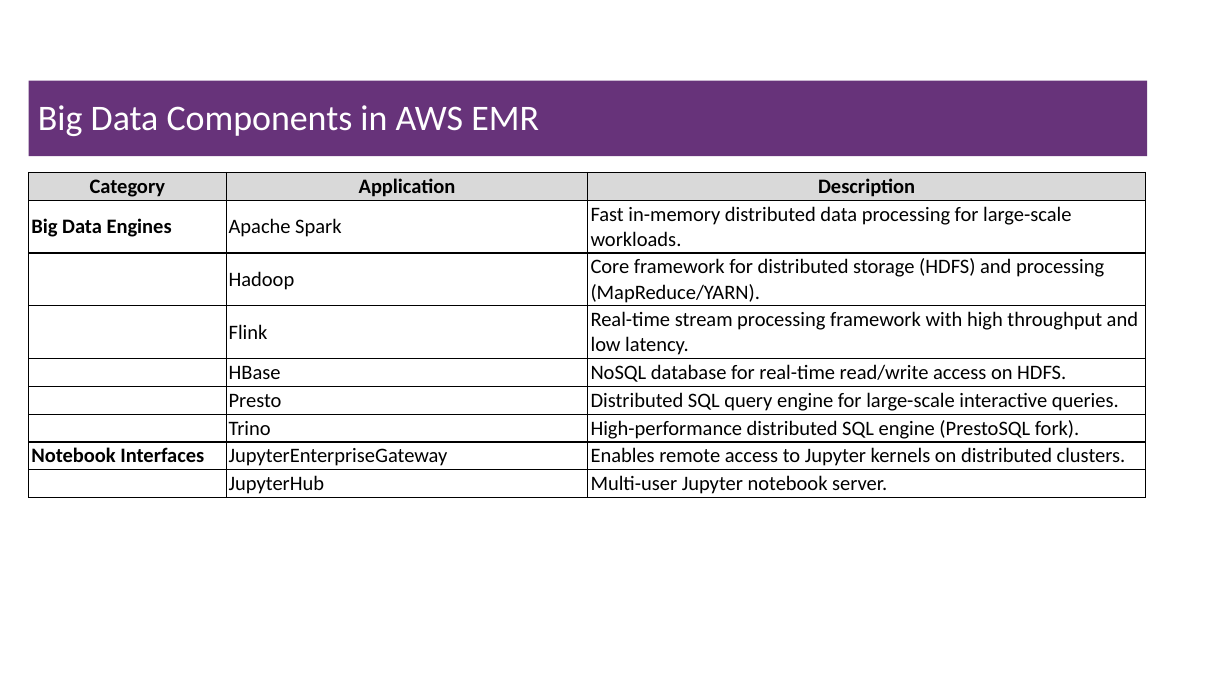
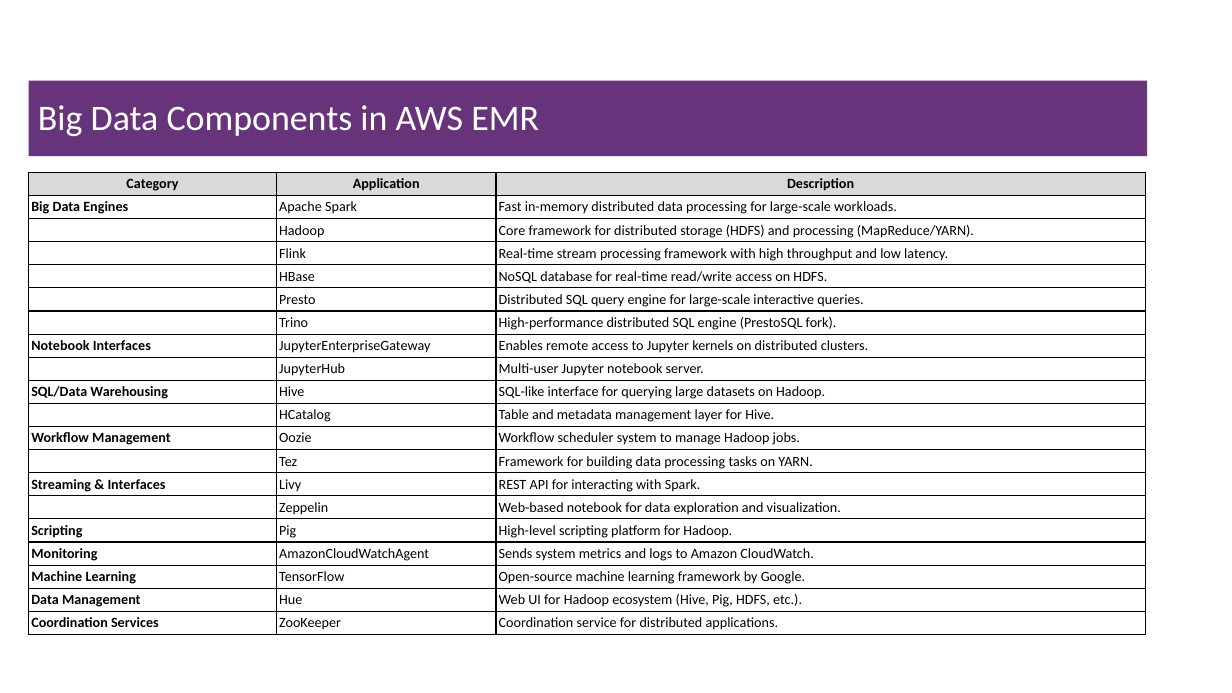
Before and after one commit to msfasha/307401-Big-Data, a slide deck: slide 36 of 20243/section_2_introduction_to_hadoop_eco_system/2-Introduction to Hadoop Eco System.pptx. Drawn at 1232x693 pixels with LibreOffice and Linux fonts; fonts in the diff are those of the drawing; background and template pictures are left out. Boxes give left, top, right and bottom in pixels: in the first picture for what was removed or moved away, otherwise in the second. Text is boxed around its words. In the diff, an @@ line names an element or a change of style, - is before the commit and + after.

Commit message:
some updates to the hadoop echo system

```diff
--- a/20243/section_2_introduction_to_hadoop_eco_system/2-Introduction to Hadoop Eco System.pptx
+++ b/20243/section_2_introduction_to_hadoop_eco_system/2-Introduction to Hadoop Eco System.pptx
@@ table at (29, 173, 1146, 635) @@
+row 10: SQL/Data Warehousing | Hive | SQL-like interface for querying large datasets on Hadoop.
+row 11:  | HCatalog | Table and metadata management layer for Hive.
+row 12: Workflow Management | Oozie | Workflow scheduler system to manage Hadoop jobs.
+row 13:  | Tez | Framework for building data processing tasks on YARN.
+row 14: Streaming & Interfaces | Livy | REST API for interacting with Spark.
+row 15:  | Zeppelin | Web-based notebook for data exploration and visualization.
+row 16: Scripting | Pig | High-level scripting platform for Hadoop.
+row 17: Monitoring | AmazonCloudWatchAgent | Sends system metrics and logs to Amazon CloudWatch.
+row 18: Machine Learning | TensorFlow | Open-source machine learning framework by Google.
+row 19: Data Management | Hue | Web UI for Hadoop ecosystem (Hive, Pig, HDFS, etc.).
+row 20: Coordination Services | ZooKeeper | Coordination service for distributed applications.
```
Also in this commit, not shown: 3 other slides changed, 1 slide removed, 2 other files.
